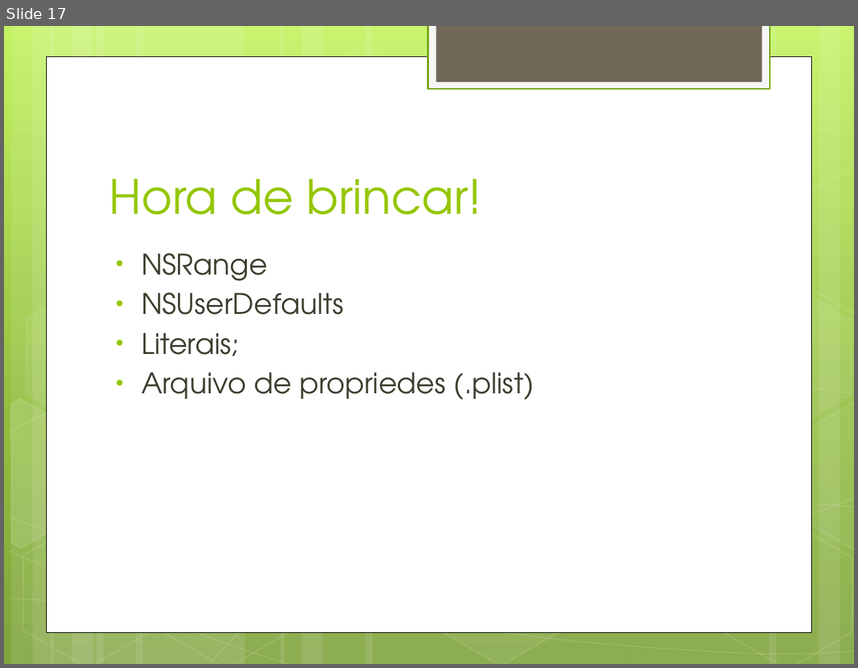
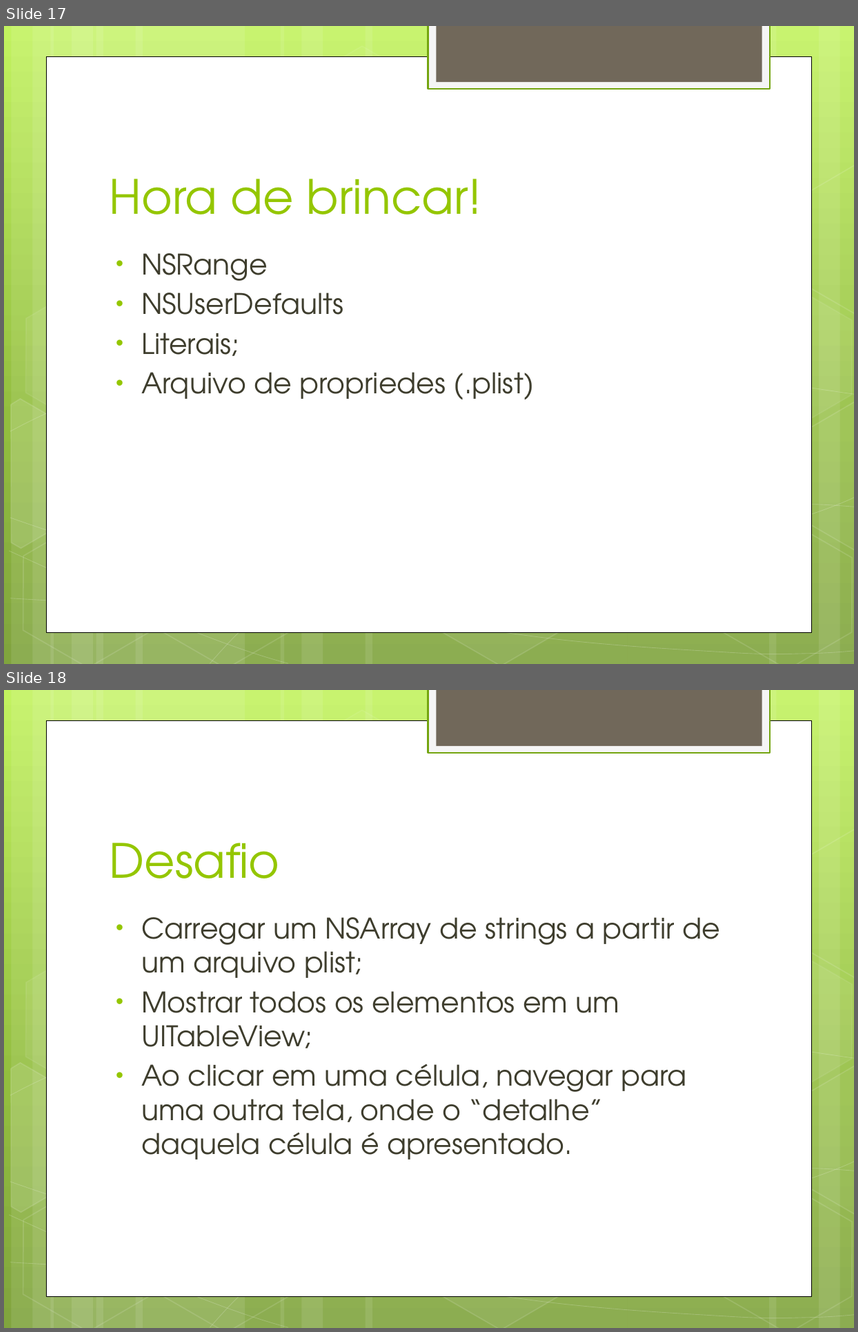
Before and after one commit to filipemanuelofs/disp.movel2014-ios, a slide deck: Slides/Aula3.pptx. Shown one above the other, each under a label of ours: slide 17 before the commit, slides 17 and 18 after it. The pictures are 858x668 and 858x1332 pixels, drawn with LibreOffice and Linux fonts; fonts in the diff are those of the drawing. Boxes give left, top, right and bottom in pixels: in the first picture for what was removed or moved away, otherwise in the second. Text is boxed around its words. In the diff, an @@ line names an element or a change of style, - is before the commit and + after.

```diff
--- a/Slides/Aula3.pptx
+++ b/Slides/Aula3.pptx
@@ slide 18 added at (4,690,854,1328), background gradient #C3F35F to #93BF3F to #81A53E; not listed: 31 template elements that a slide beside it also shows @@
@@ title added at (110,842,280,878), 40 pt, text #94C600 @@
+Desafio
@@ text added at (141,917,720,1159), 24 pt, text #3E3D2D @@
+• Carregar um NSArray de strings a partir de um arquivo plist;
+• Mostrar todos os elementos em um UITableView;
+• Ao clicar em uma célula, navegar para uma outra tela, onde o “detalhe” daquela célula é apresentado.
```
Also in this commit, not shown: 35 other files.
